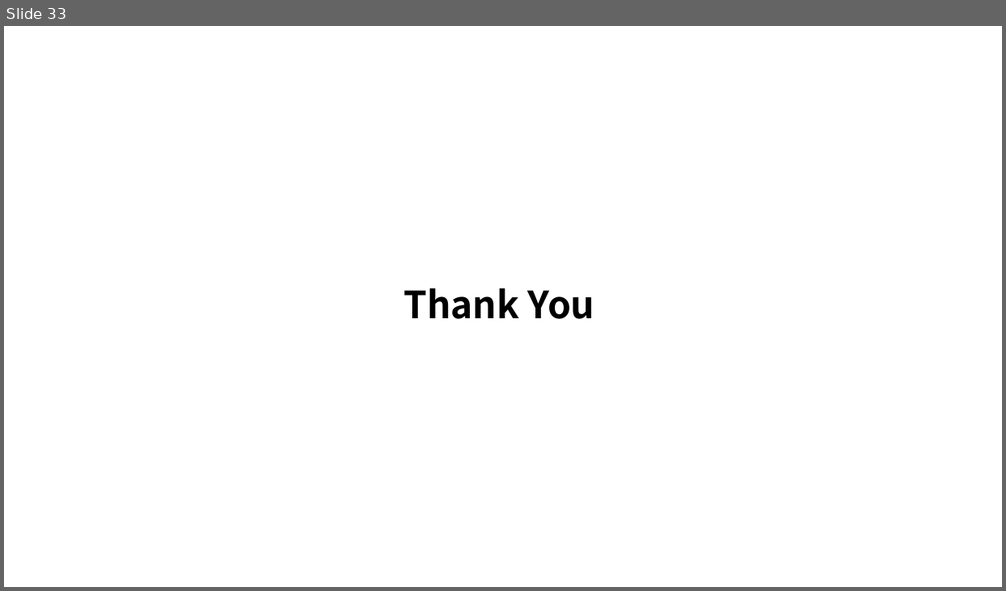
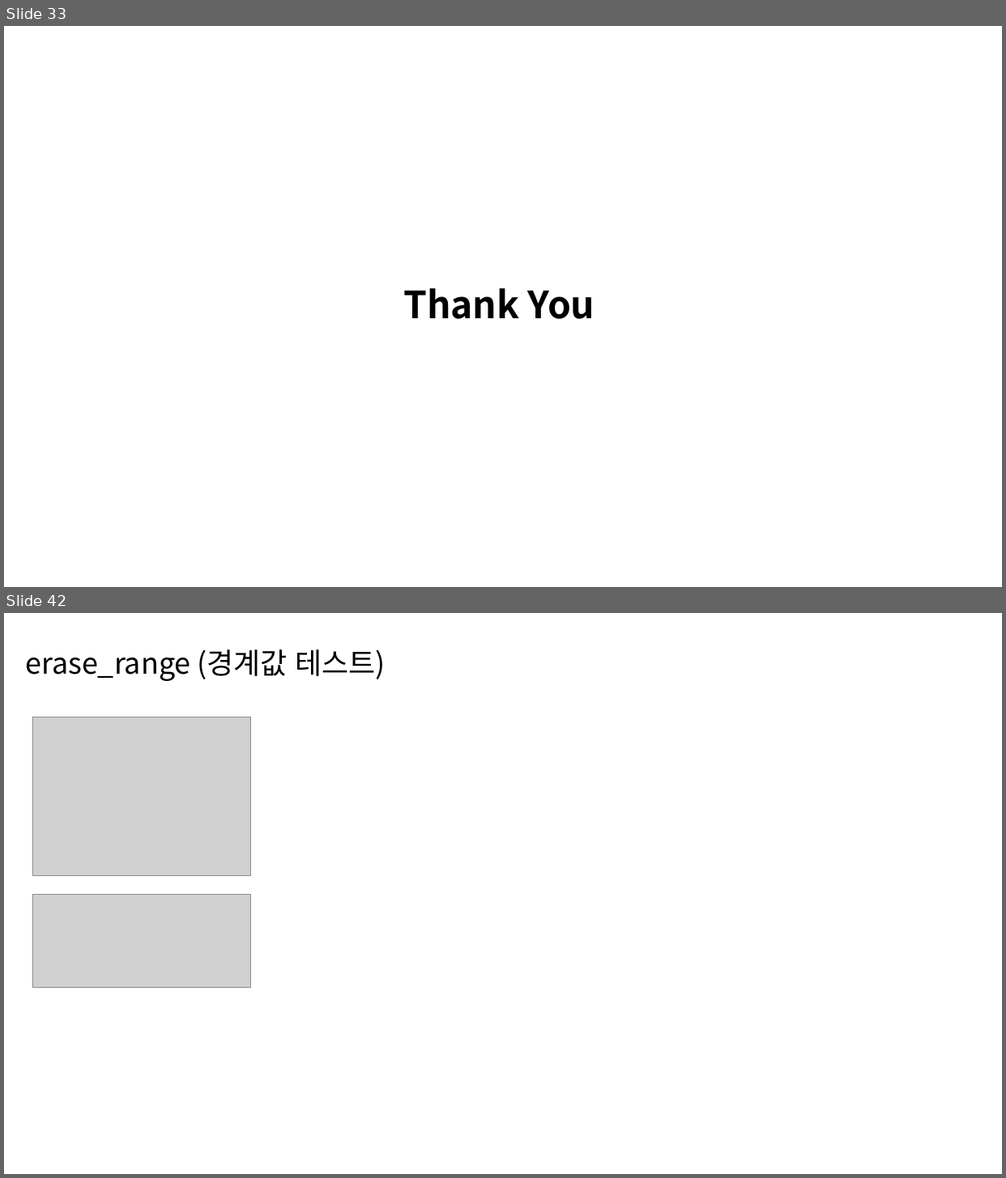
Before and after one commit to son0hwan/SSDSimulator, a slide deck: 250711_CRA_B팀발표.pptx. Shown one above the other, each under a label of ours: slide 33 before the commit, slides 33 and 42 after it; the slides between them are not shown. The pictures are 1006x591 and 1006x1178 pixels, drawn with LibreOffice and Linux fonts; fonts in the diff are those of the drawing; grey boxes stand for pictures. Boxes give left, top, right and bottom in pixels: in the first picture for what was removed or moved away, otherwise in the second. Text is boxed around its words. In the diff, an @@ line names an element or a change of style, - is before the commit and + after.

```diff
--- a/250711_CRA_B팀발표.pptx
+++ b/250711_CRA_B팀발표.pptx
@@ slide 42 added at [4, 613, 1002, 1174], background #FFFFFF @@
@@ text added at [25, 649, 386, 681], 28 pt, text #000000 @@
+erase_range (경계값 테스트)
@@ picture added at [32, 717, 251, 875] @@
@@ picture added at [32, 895, 251, 988] @@
```
Also in this commit, not shown: 14 other slides added.
